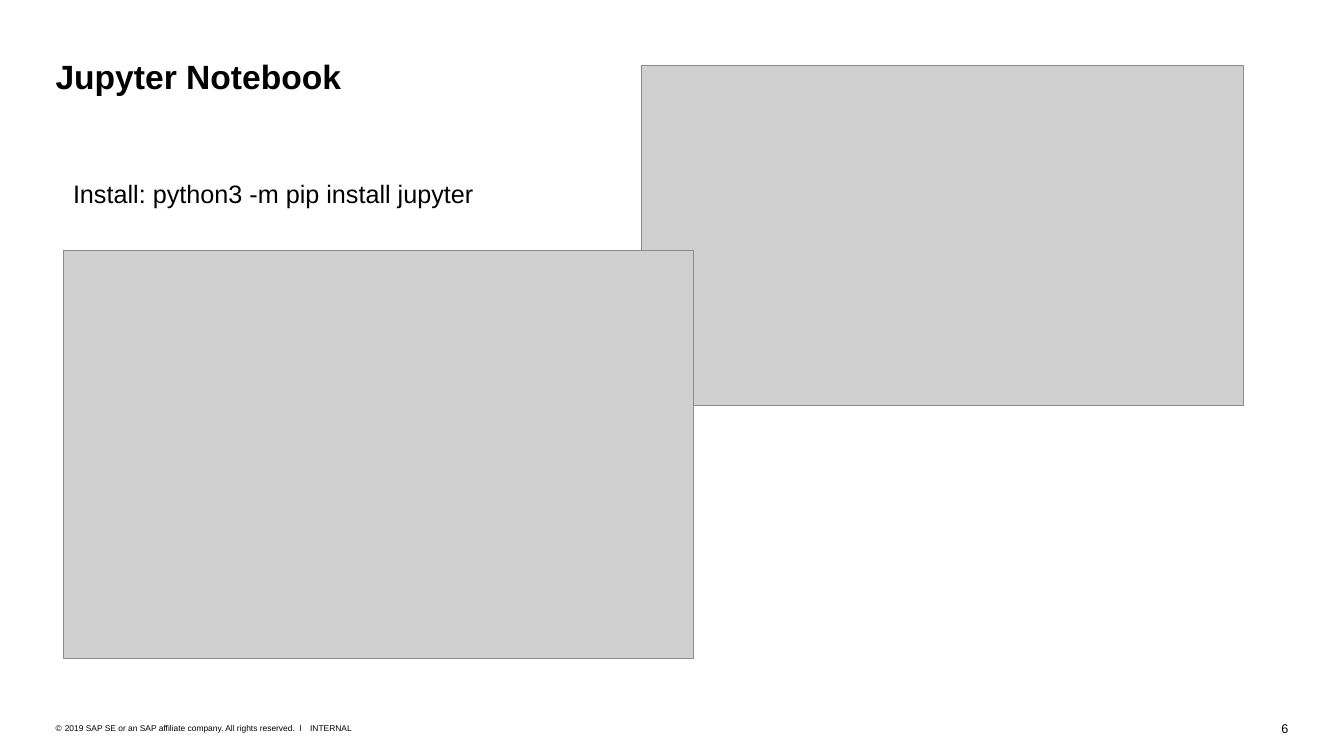
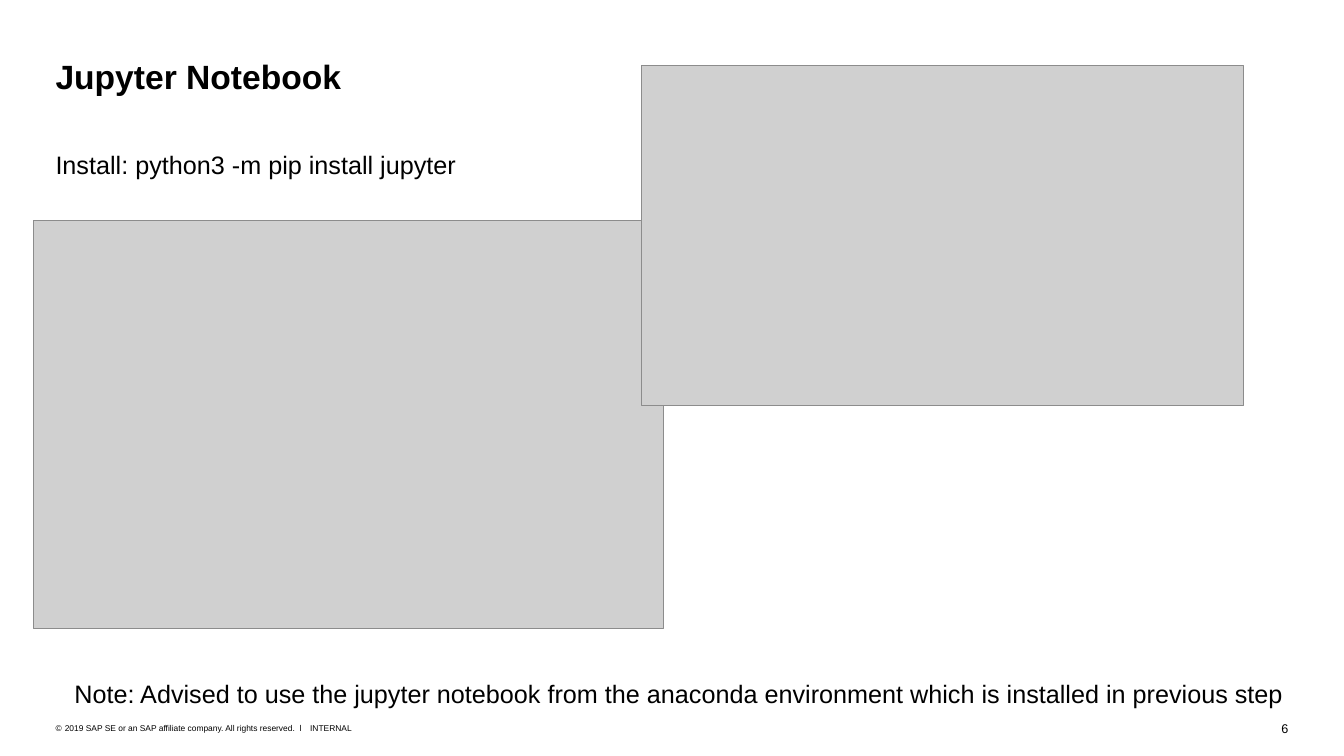
Before and after one commit to SherwinVarghese/Machine-Learning-TechknowSchool, a slide deck: slide 6 of modules/2. Python Intro and Math Foundation/Environment Setup.pptx. Drawn at 1344x756 pixels with LibreOffice and Linux fonts; fonts in the diff are those of the drawing; grey boxes stand for pictures. Boxes give left, top, right and bottom in pixels: in the first picture for what was removed or moved away, otherwise in the second. Text is boxed around its words. In the diff, an @@ line names an element or a change of style, - is before the commit and + after.

Commit message:
Updating the Math Equations and Environment Setup PPT

```diff
--- a/modules/2. Python Intro and Math Foundation/Environment Setup.pptx
+++ b/modules/2. Python Intro and Math Foundation/Environment Setup.pptx
@@ text "Install: python3 -m pip install ...": place and size @@
-text "Install: python3 -m pip install ..." at <box>73,184,474,209</box>
+text "Install: python3 -m pip install ..." at <box>56,155,456,179</box>
@@ picture: place and size @@
-picture at <box>63,250,694,658</box>
+picture at <box>33,221,664,629</box>
@@ text added at <box>74,684,1283,708</box>, 18 pt, text #000000 @@
+Note: Advised to use the jupyter notebook from the anaconda environment which is installed in previous step
```
Also in this commit, not shown: 1 other slide changed, 1 other file.
